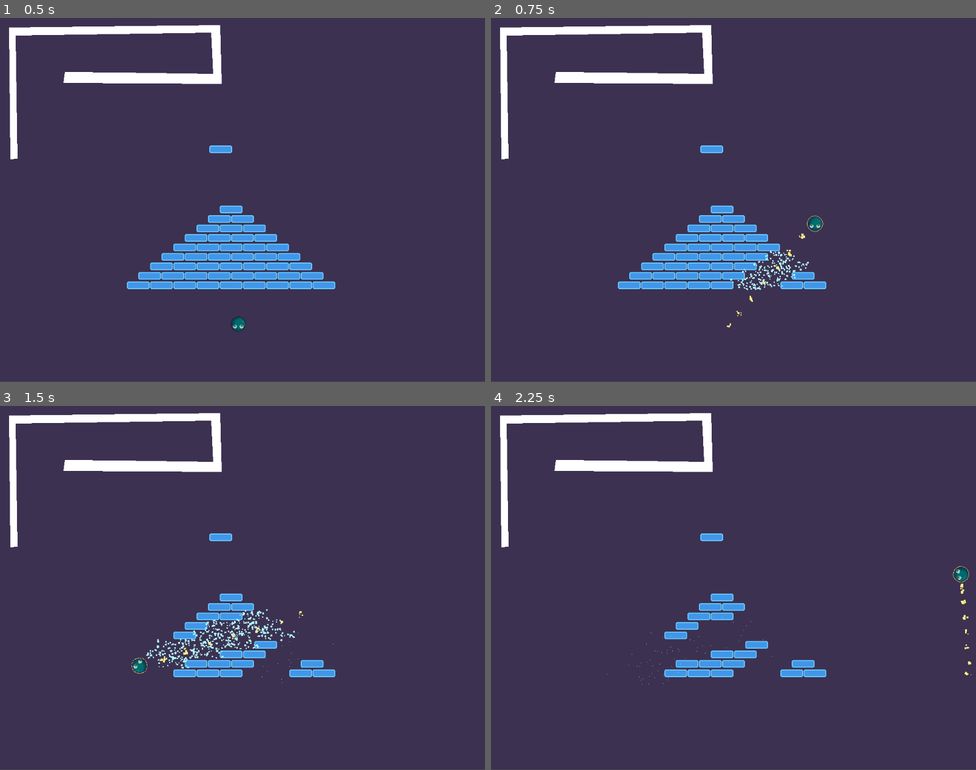
Above: before the commit, frames 1-4 (two rows, left to right).
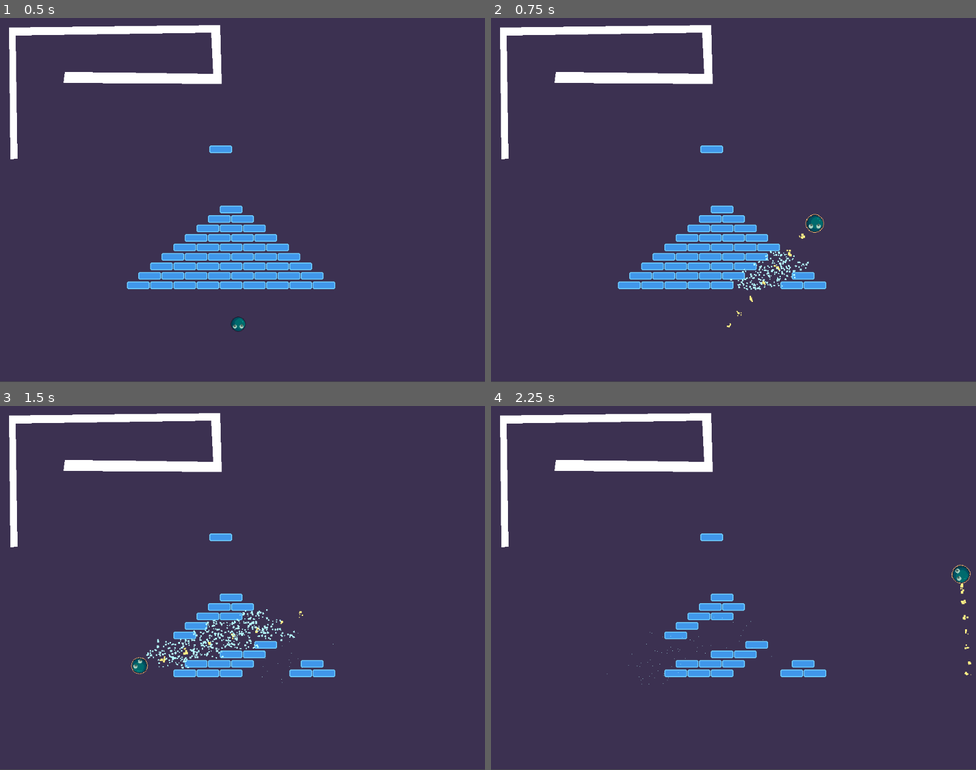
Above: after the commit, the same moments.

Repository: speakk/bounce_mania
Game: Godot game, scene res://main.tscn
Same seed, same stepped clock (60 frames per second), same inputs: the game is played once before the commit and once after it.
Inputs (mouse positions are in pixels of both pictures, inside the frame that each line leads up to):
- Up to frame 1 (0.5 s): no input
- Up to frame 2 (0.75 s): tap Enter at 0.5 s; move the mouse to (840, 181) at 0.52 s; hold D (right) from 0.53 s (still down); right-click (840, 181) at 0.6 s
- Up to frame 3 (1.5 s): move the mouse to (145, 606) at 1.27 s; release D (right) at 1.28 s; hold S (down) from 1.28 s (still down); right-click (145, 606) at 1.35 s
- Up to frame 4 (2.25 s): move the mouse to (782, 507) at 2.02 s; release S (down) at 2.03 s; hold D (right) from 2.03 s (still down); right-click (782, 507) at 2.1 s

Frame 1 is identical in both runs. In frame 2, less than 0.1% of the frame differs, in the area x 64-69%, y 53-59%; in frame 3, less than 0.1%; in frame 4, less than 0.1%, in the area x 94-99%, y 43-49%.

Commit message:
Scale juice

Diff:
--- a/player.gd
+++ b/player.gd
@@ -91,3 +91,7 @@
 		print("emit")
 		#Events.emit_signal("brick_hit", self, self.current_damage)
 		Events.brick_hit.emit(body, self, self.current_damage)
+
+	$PhysicsBody/Sprite2D.scale = Vector2(1.4, 1.4)
+	var tween = get_tree().create_tween()
+	tween.tween_property(get_node("PhysicsBody/Sprite2D"), "scale", Vector2(1, 1), 0.2)
--- a/player.tscn
+++ b/player.tscn
@@ -37,6 +37,7 @@
 script = ExtResource("1_q3836")
 
 [node name="PhysicsBody" type="RigidBody2D" parent="."]
+collision_layer = 4
 collision_mask = 3
 mass = 0.4
 physics_material_override = SubResource("PhysicsMaterial_cklvo")
@@ -67,7 +68,8 @@
 texture = ExtResource("3_nvob7")
 
 [node name="Area2D" type="Area2D" parent="PhysicsBody"]
-collision_mask = 2
+collision_layer = 0
+collision_mask = 3
 
 [node name="CollisionShape2D" type="CollisionShape2D" parent="PhysicsBody/Area2D"]
 shape = SubResource("CircleShape2D_q8i0r")
--- a/project.godot
+++ b/project.godot
@@ -66,6 +66,7 @@
 [layer_names]
 
 2d_physics/layer_2="bricks"
+2d_physics/layer_3="Player"
 
 [physics]
 
Not shown: 3 places in brick.tscn that only renumber resources
